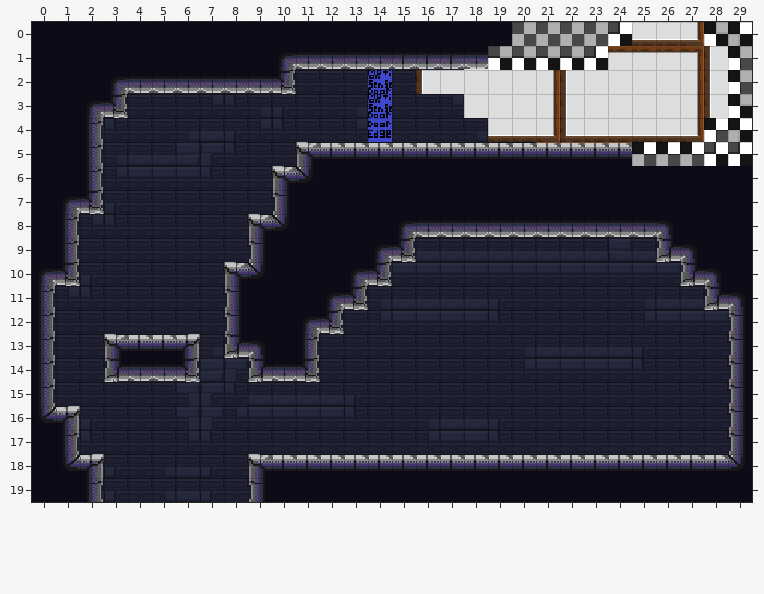
Tiled map: Assets/maps/HubRooms/1 - Prison/Warden's Office.tmx. This is how it looked before the edit.
Cells are 16x16 px. Shown: x 0..29, y 0..19.
Now the later version:
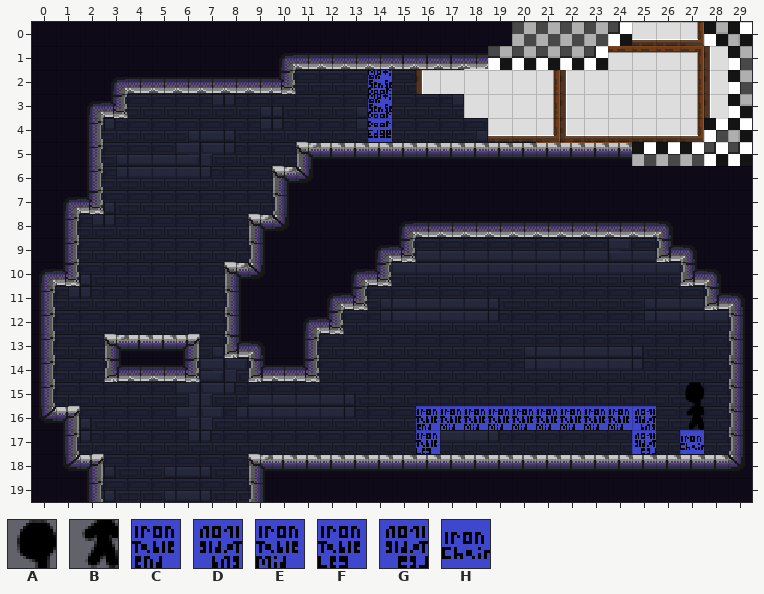
Key: from "PlaceholderSprites": A 62 flipped left-right, B 77 flipped left-right; from "Possible Extra Art": C 8, D 8 flipped left-right, E 9, F 10, G 10 flipped left-right, H 11.
_ is an empty cell.
From old to new:
Layer "ground":
There is now tile C in row 16 at x 16.
There is now tile D in row 16 at x 25.
There is now tile E in row 16 at x 17 to 24.
There is now tile F in row 17 at x 16.
There is now tile G in row 17 at x 25.
There is now tile H in row 17 at x 27.
Layer "annotations (for game objects)":
There is now tile A in row 15 at x 27.
There is now tile B in row 16 at x 27.
Changed places in both pictures, as pixel boxes (x1, y1, x2, y2):
added: (680, 382, 704, 454)
added: (416, 406, 656, 454)
